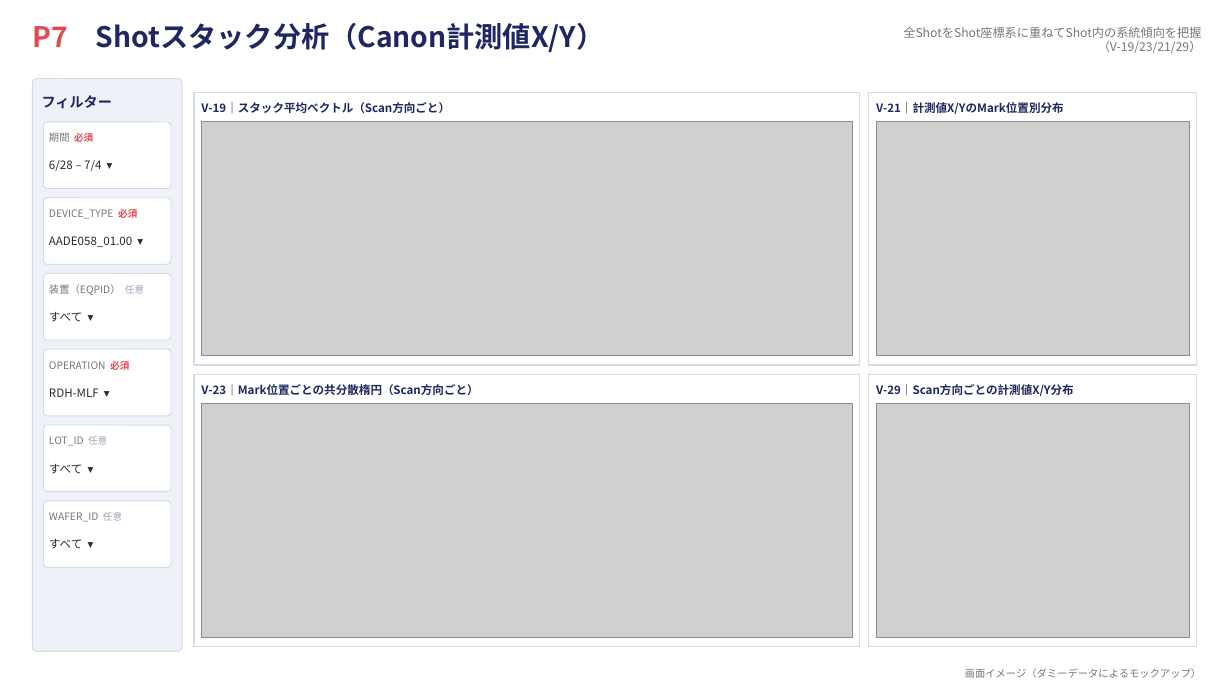
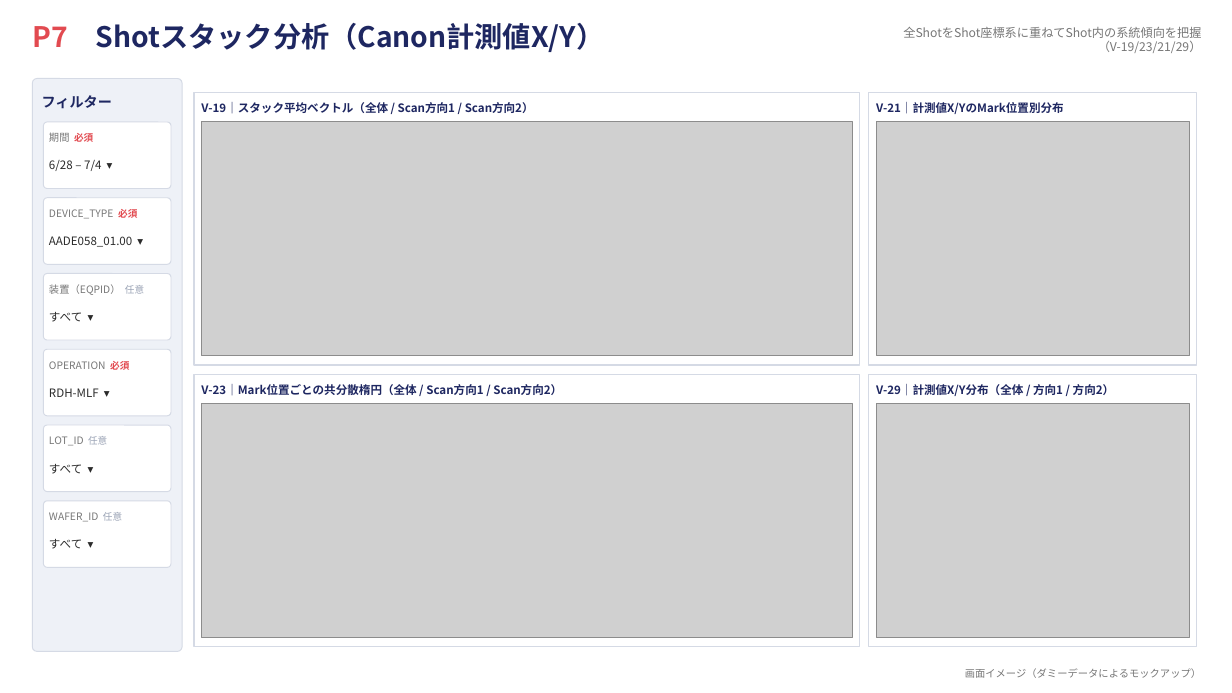
Before and after one commit to rsakamoto-0824/PowerBI_LithoBooster_DashBoard, a slide deck: slide 8 of dashboard_mockup.pptx. Drawn at 1232x693 pixels with LibreOffice and Linux fonts; fonts in the diff are those of the drawing; grey boxes stand for pictures. Boxes give left, top, right and bottom in pixels: in the first picture for what was removed or moved away, otherwise in the second. Text is boxed around its words. In the diff, an @@ line names an element or a change of style, - is before the commit and + after.

```diff
--- a/dashboard_mockup.pptx
+++ b/dashboard_mockup.pptx
@@ text at bbox=[201, 102, 534, 113]: text changed @@
-V-19｜スタック平均ベクトル（Scan方向ごと）
+V-19｜スタック平均ベクトル（全体 / Scan方向1 / Scan方向2）
@@ text at bbox=[201, 384, 562, 395]: text changed @@
-V-23｜Mark位置ごとの共分散楕円（Scan方向ごと）
+V-23｜Mark位置ごとの共分散楕円（全体 / Scan方向1 / Scan方向2）
@@ text at bbox=[876, 384, 1114, 396]: text changed @@
-V-29｜Scan方向ごとの計測値X/Y分布
+V-29｜計測値X/Y分布（全体 / 方向1 / 方向2）
```
Also in this commit, not shown: 5 other slides changed, 4 other files.
